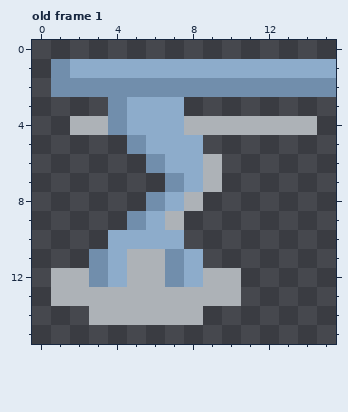
Pixel-art file, stored at assets/sprites/_aseprite/environment/props/arm-prop.aseprite. This is how it looked before the edit.
16x16 pixels, 1 frame. Shown: old frame 1. The commit also changed other frames, which this record leaves out.
After the commit:
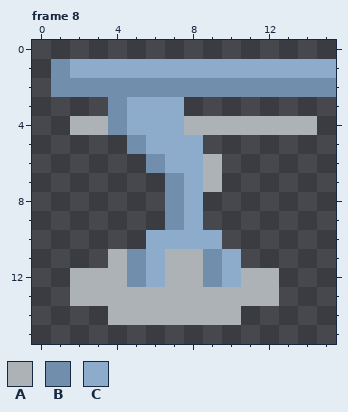
Palette (. is transparent): A #adb2b7  B #718eac  C #8daccb
A new or re-ordered frame is compared with the old frame closest to it.
From old to new:
frames 1 -> 9
Frame 8 is new; against old frame 1, layers "Layer 1", "Layer 2":
y 8: x 6..8 BCA -> .BC
y 9: x 5..8 BCA. -> ..BC
y 10: x 4..5 CC -> ..; x 8..9 .. -> CC
y 11: x 3..10 BCAABC.. -> .ABCAABC
y 12: x 1 A -> .; x 3..12 BCAABCAA.. -> AABCAABCAA
y 13: x 1 A -> .; x 11..12 .. -> AA
y 14: x 3 A -> .; x 9..10 .. -> AA
Boxes around the changes in both pictures, in picture pixels (x1, y1, x2, y2):
changed: (51, 192, 279, 325)
